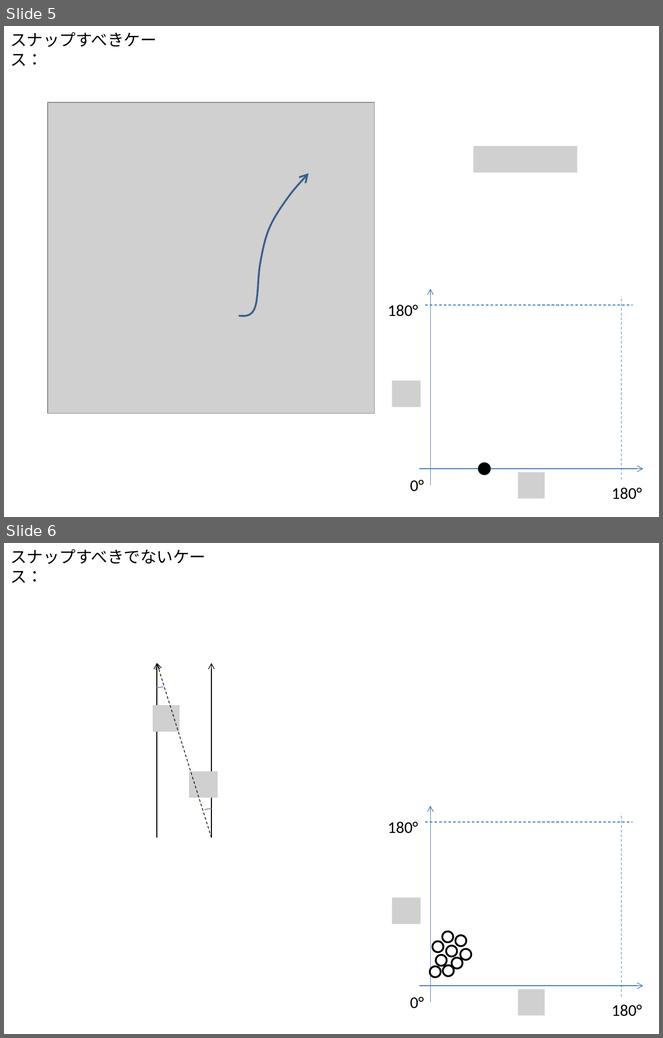
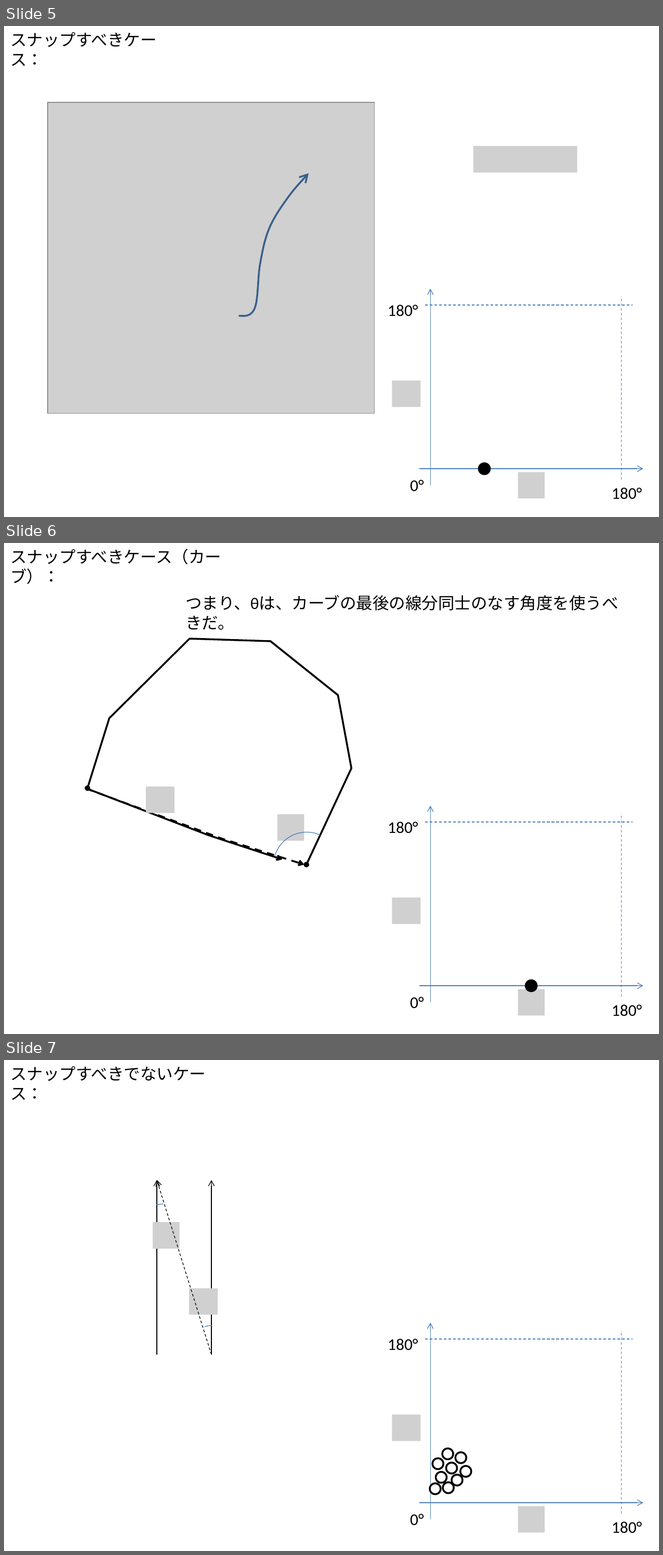
Before and after one commit to gnishida/RoadDesigner, a slide deck: doc/10.スナップアルゴリズム.pptx. Shown one above the other, each under a label of ours: slides 5 and 6 before the commit, slides 5, 6 and 7 after it. The pictures are 663x1038 and 663x1555 pixels, drawn with LibreOffice and Linux fonts; fonts in the diff are those of the drawing; grey boxes stand for pictures. Boxes give left, top, right and bottom in pixels: in the first picture for what was removed or moved away, otherwise in the second. Text is boxed around its words. In the diff, an @@ line names an element or a change of style, - is before the commit and + after.

```diff
--- a/doc/10.スナップアルゴリズム.pptx
+++ b/doc/10.スナップアルゴリズム.pptx
@@ slide 6 added at bbox=[4, 543, 659, 1034], background #FFFFFF @@
@@ text added at bbox=[10, 549, 221, 564], 18 pt, text #000000 @@
+スナップすべきケース（カーブ）：
@@ text added at bbox=[185, 595, 619, 630], 18 pt, text #000000 @@
+つまり、θは、カーブの最後の線分同士のなす角度を使うべきだ。
@@ freeform shape added at bbox=[87, 639, 351, 865], outline #000000 2 pt @@
@@ freeform shape added at bbox=[86, 788, 304, 865], outline #000000 2 pt dashed @@
@@ freeform shape added at bbox=[87, 788, 282, 860], outline #000000 2 pt @@
@@ picture added at bbox=[146, 787, 175, 813] @@
@@ picture added at bbox=[277, 814, 304, 840] @@
@@ arc (boxed as its full ellipse) added at bbox=[273, 833, 339, 899], outline #4B7EBC 0.75 pt @@
@@ group added at bbox=[388, 806, 644, 1017]: 3 texts, 2 arrows, 2 lines, 2 pictures @@
+180°
+180°
+0°
@@ ellipse added at bbox=[526, 981, 538, 992], fill #000000, outline #000000 2 pt @@
@@ what was slide 6 is now slide 7 @@
```
Also in this commit, not shown: 18 other files.
